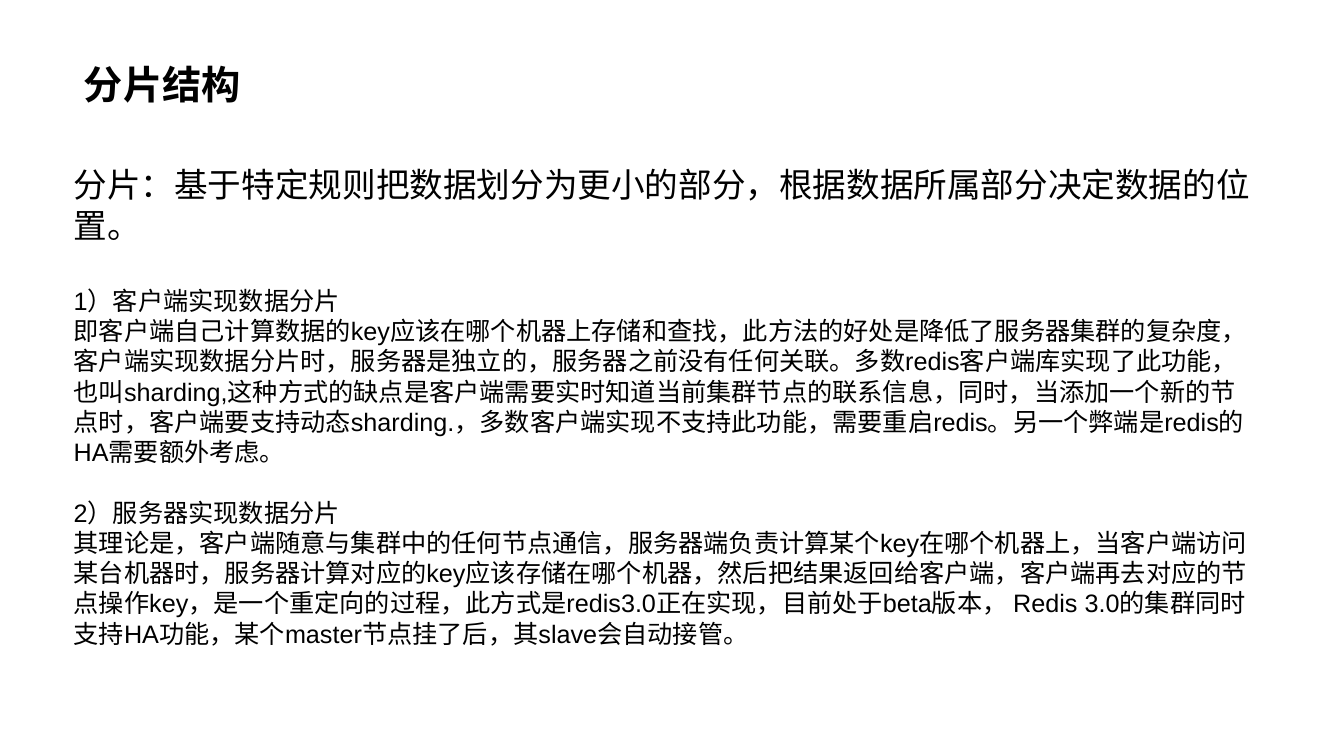
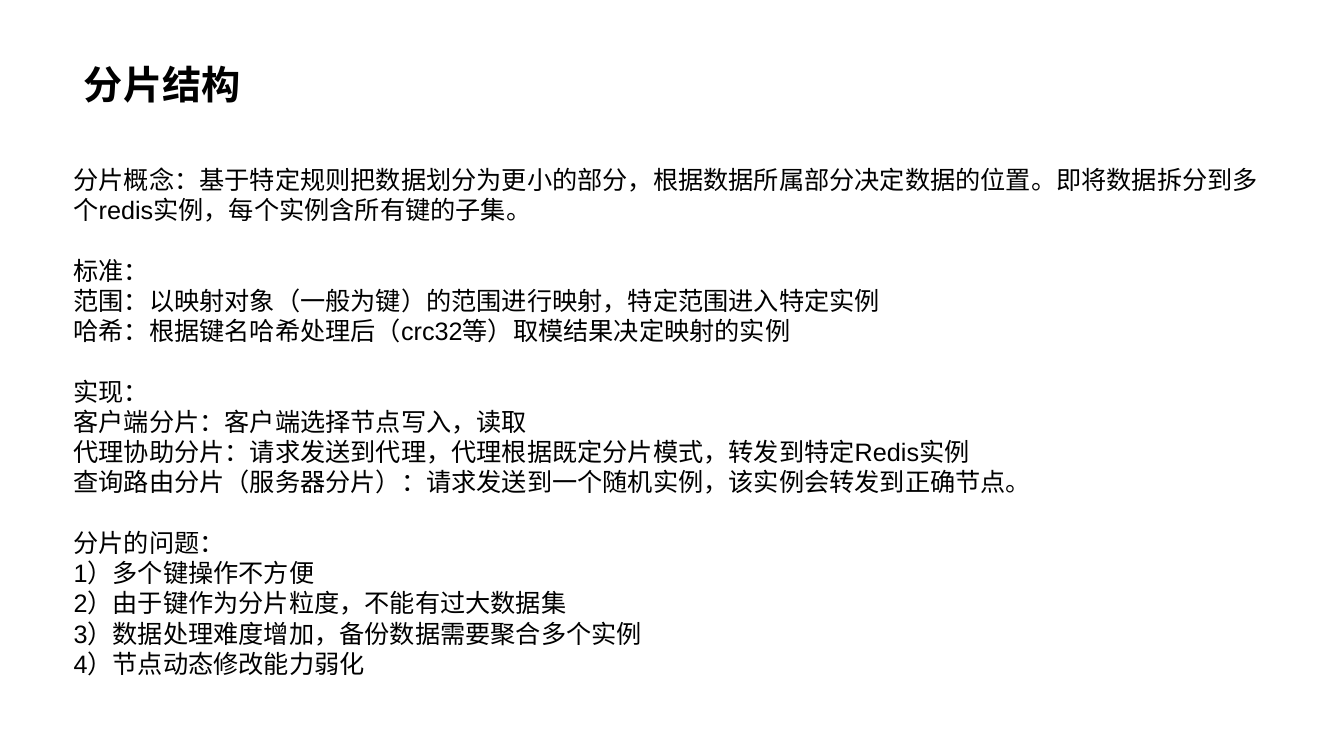
Before and after one commit to SoaringPhoenix/a-few-files, a slide deck: slide 18 of redis&memcached.pptx (slide 19 before the commit). Drawn at 1344x756 pixels with LibreOffice and Linux fonts; fonts in the diff are those of the drawing. Boxes give left, top, right and bottom in pixels: in the first picture for what was removed or moved away, otherwise in the second. Text is boxed around its words. In the diff, an @@ line names an element or a change of style, - is before the commit and + after.

Commit message:
1-5简单加了点集群的内容

```diff
--- a/redis&memcached.pptx
+++ b/redis&memcached.pptx
@@ text at bbox=[74, 167, 1258, 676]: text changed @@
-分片：基于特定规则把数据划分为更小的部分，根据数据所属部分决定数据的位置。
-1）客户端实现数据分片
-即客户端自己计算数据的key应该在哪个机器上存储和查找，此方法的好处是降低了服务器集群的复杂度，客户端实现数据分片时，服务器是独立的，服务器之前没有任何关联。多数redis客户端库实现了此功能，也叫sharding,这种方式的缺点是客户端需要实时知道当前集群节点的联系信息，同时，当添加一个新的节点时，客户端要支持动态sharding.，多数客户端实现不支持此功能，需要重启redis。另一个弊端是redis的HA需要额外考虑。
-2）服务器实现数据分片
-其理论是，客户端随意与集群中的任何节点通信，服务器端负责计算某个key在哪个机器上，当客户端访问某台机器时，服务器计算对应的key应该存储在哪个机器，然后把结果返回给客户端，客户端再去对应的节点操作key，是一个重定向的过程，此方式是redis3.0正在实现，目前处于beta版本， Redis 3.0的集群同时支持HA功能，某个master节点挂了后，其slave会自动接管。
+分片概念：基于特定规则把数据划分为更小的部分，根据数据所属部分决定数据的位置。即将数据拆分到多个redis实例，每个实例含所有键的子集。
+标准：
+范围：以映射对象（一般为键）的范围进行映射，特定范围进入特定实例
+哈希：根据键名哈希处理后（crc32等）取模结果决定映射的实例
+实现：
+客户端分片：客户端选择节点写入，读取
+代理协助分片：请求发送到代理，代理根据既定分片模式，转发到特定Redis实例
+查询路由分片（服务器分片）：请求发送到一个随机实例，该实例会转发到正确节点。
+分片的问题：
+1）多个键操作不方便
+2）由于键作为分片粒度，不能有过大数据集
+3）数据处理难度增加，备份数据需要聚合多个实例
+4）节点动态修改能力弱化
```
Also in this commit, not shown: 3 slides added, 1 slide removed.
